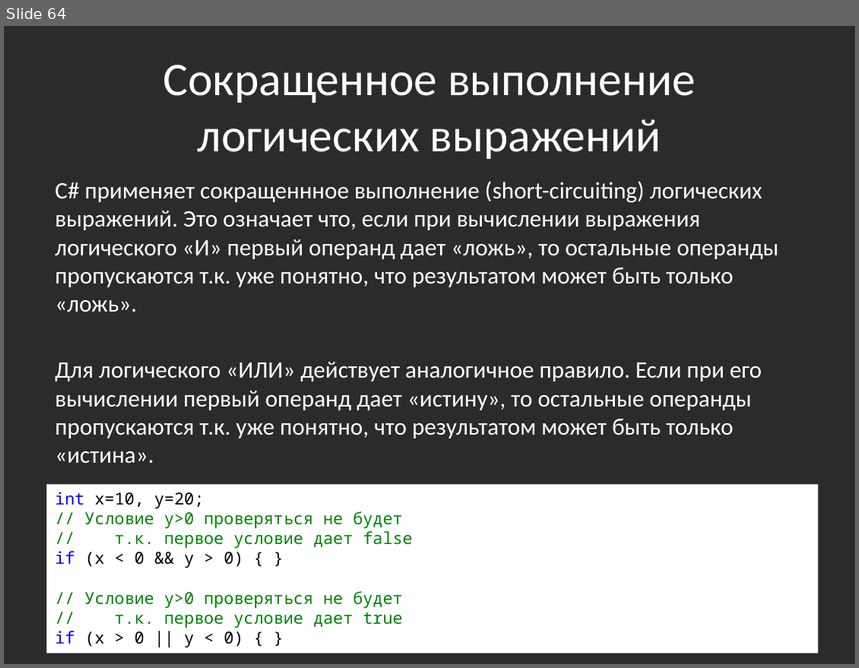
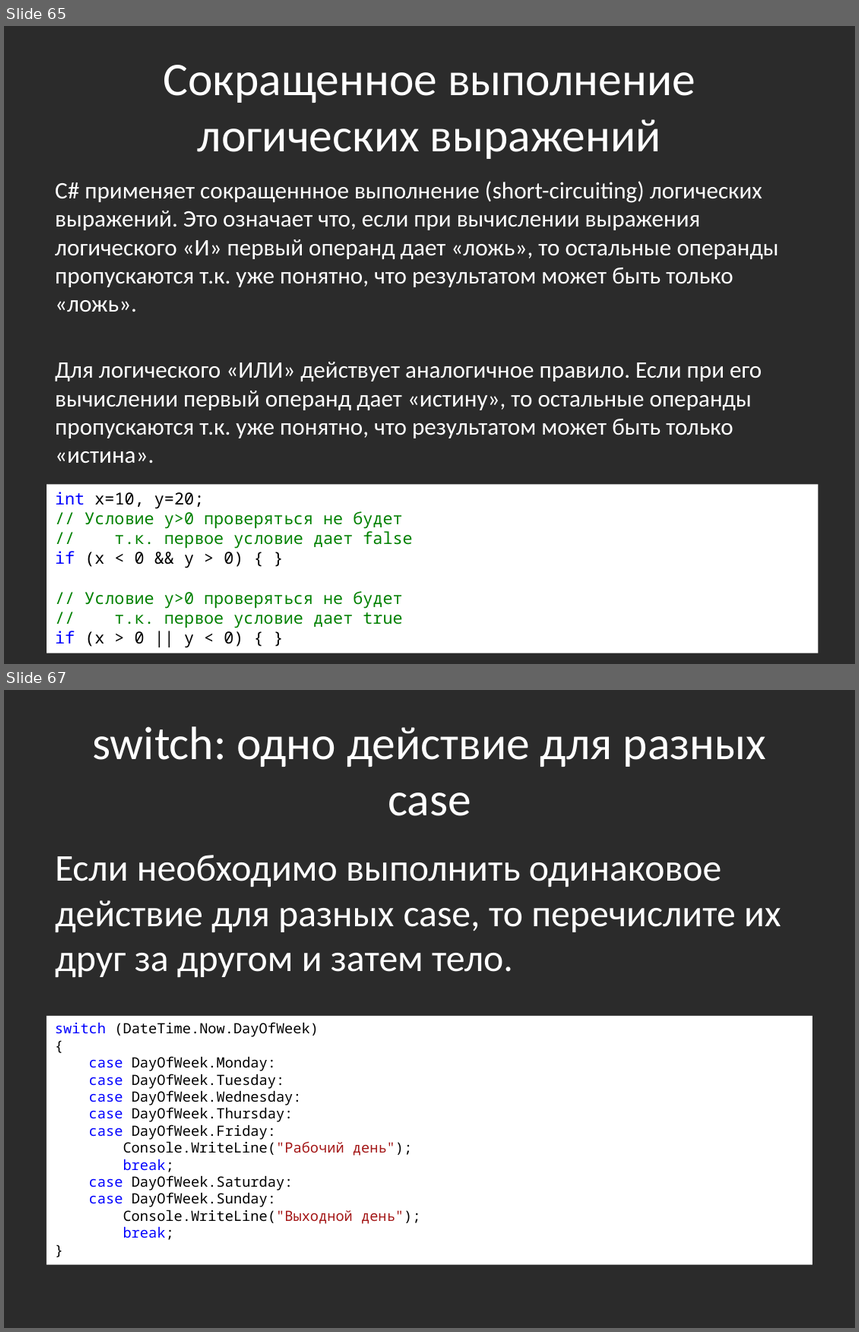
Before and after one commit to bazile/Training, a slide deck: Presentation/lesson-01.pptx. Shown one above the other, each under a label of ours: slide 64 before the commit, slides 65 and 67 after it; the slides between them are not shown. The pictures are 859x668 and 859x1332 pixels, drawn with LibreOffice and Linux fonts; fonts in the diff are those of the drawing; background and template pictures are left out; a plain dark background stands for a picture behind light text. Boxes give left, top, right and bottom in pixels: in the first picture for what was removed or moved away, otherwise in the second. Text is boxed around its words. In the diff, an @@ line names an element or a change of style, - is before the commit and + after.

```diff
--- a/Presentation/lesson-01.pptx
+++ b/Presentation/lesson-01.pptx
@@ slide 67 added at [4,690,855,1328], background picture (left out) @@
@@ title added at [92,726,766,816], 39.6 pt, text #FFFFFF @@
+switch: одно действие для разных case
@@ text added at [55,855,781,977], 32 pt, text #FFFFFF @@
+Если необходимо выполнить одинаковое действие для разных case, то перечислите их друг за другом и затем тело.
@@ rectangle added at [47,1016,813,1265], fill #FFFFFF, 12 pt, text #000000 @@
+switch (DateTime.Now.DayOfWeek)
+{
+case DayOfWeek.Monday:
+case DayOfWeek.Tuesday:
+case DayOfWeek.Wednesday:
+case DayOfWeek.Thursday:
+case DayOfWeek.Friday:
+Console.WriteLine("Рабочий день");
+break;
+case DayOfWeek.Saturday:
+case DayOfWeek.Sunday:
+Console.WriteLine("Выходной день");
+break;
+}
@@ what was slide 64 is now slide 65 @@
```
Also in this commit, not shown: 3 slides changed, 3 other slides added, 5 other files.
